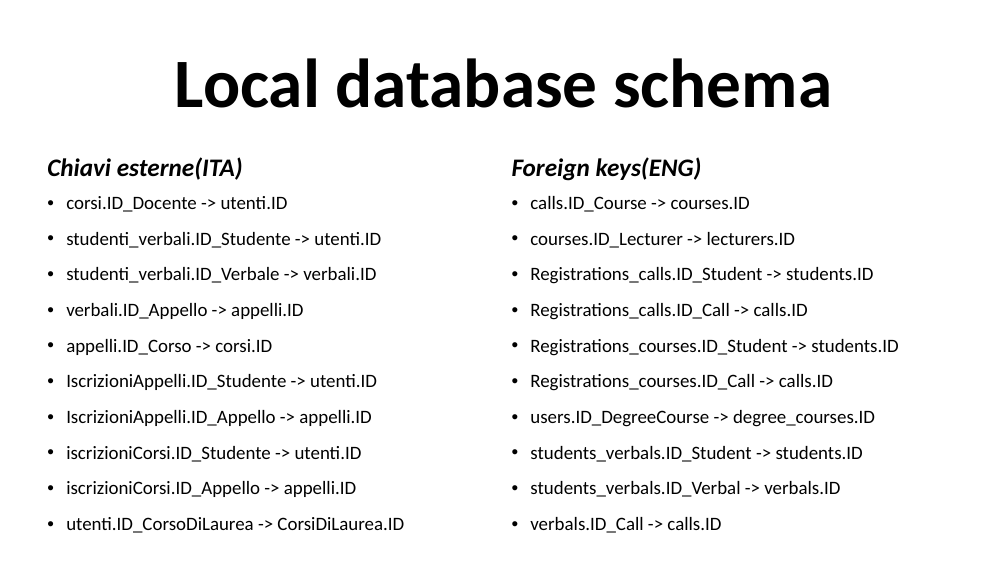
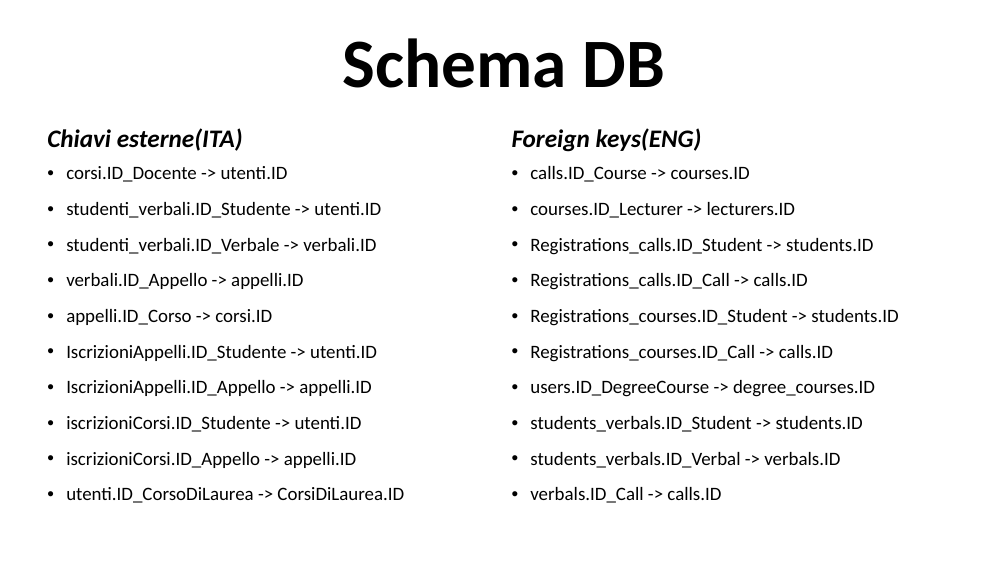
Before and after one commit to LucaTosetti01/ProgettoTIW, a slide deck: slide 9 of PresentazioneProgetto.pptx (slide 13 before the commit). Drawn at 1008x567 pixels with LibreOffice and Linux fonts; fonts in the diff are those of the drawing. Boxes give left, top, right and bottom in pixels: in the first picture for what was removed or moved away, otherwise in the second. Text is boxed around its words. In the diff, an @@ line names an element or a change of style, - is before the commit and + after.

Commit message:
Inizio documentazione
Scritta la documentazione della traccia, completamento specifiche, analisi requisiti DB, schema ER (da modificare), schema DB

```diff
--- a/PresentazioneProgetto.pptx
+++ b/PresentazioneProgetto.pptx
@@ title removed at (x1=175, y1=58, x2=832, y2=108) @@
-Local database schema
@@ text added at (x1=343, y1=38, x2=664, y2=88), 66 pt, text #000000, bold @@
+Schema DB
@@ text "Chiavi esterne(ITA)" moved from (x1=47, y1=157, x2=404, y2=533) to (x1=47, y1=128, x2=404, y2=503) @@
@@ text "Foreign keys(ENG)" moved from (x1=512, y1=157, x2=898, y2=533) to (x1=512, y1=128, x2=898, y2=503) @@
```
Also in this commit, not shown: 9 other slides changed, 2 slides added, 6 slides removed, 2 other files.
